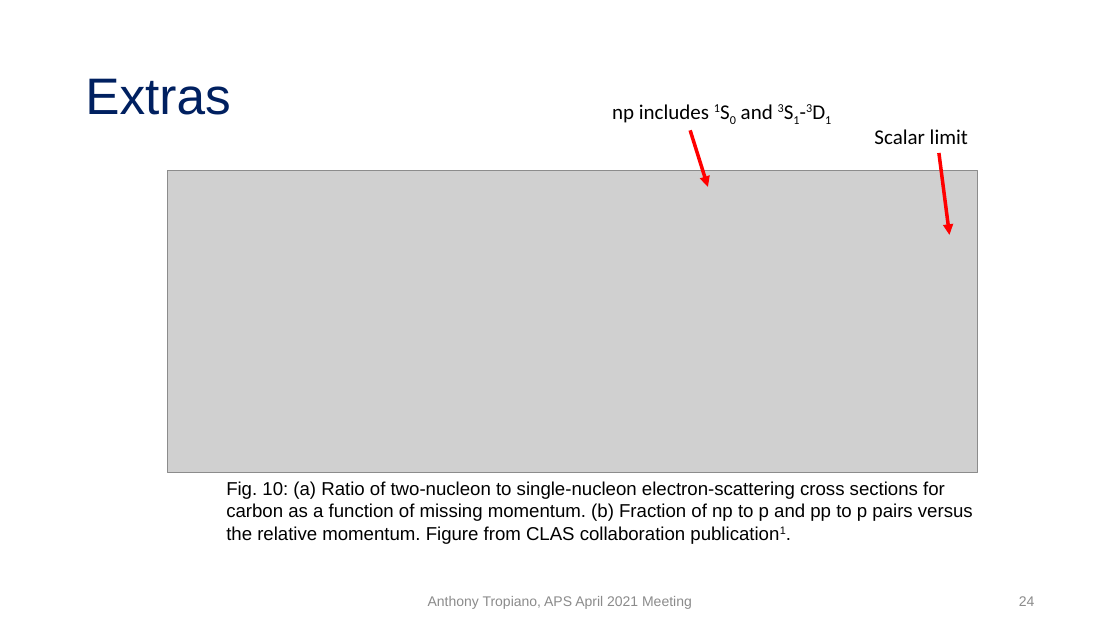
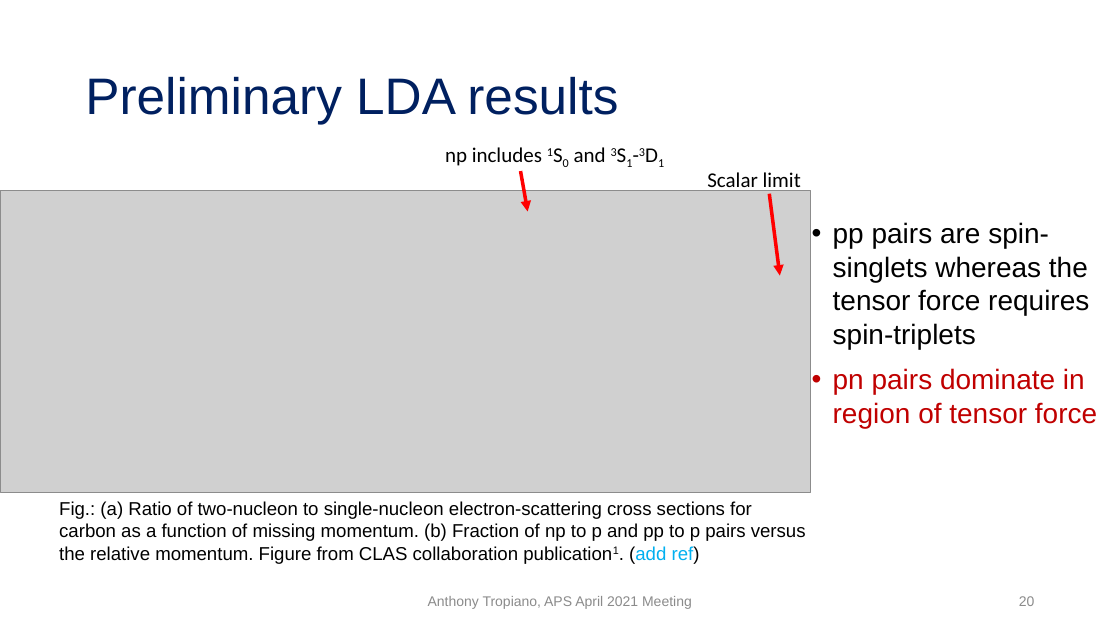
Before and after one commit to tropiano4/tropiano-srg, a slide deck: slide 20 of Presentations/APS_April2021/tropiano_aps_april2021.pptx (slide 24 before the commit). Drawn at 1120x630 pixels with LibreOffice and Linux fonts; fonts in the diff are those of the drawing; grey boxes stand for pictures. Boxes give left, top, right and bottom in pixels: in the first picture for what was removed or moved away, otherwise in the second. Text is boxed around its words. In the diff, an @@ line names an element or a change of style, - is before the commit and + after.

Commit message:
Updating APS talk

```diff
--- a/Presentations/APS_April2021/tropiano_aps_april2021.pptx
+++ b/Presentations/APS_April2021/tropiano_aps_april2021.pptx
@@ title at <box>85,76,618,125</box>: text changed @@
-Extras
+Preliminary LDA results
@@ text "np includes 1S0 and 3S1-3D1": place and size @@
-text "np includes 1S0 and 3S1-3D1" at <box>612,104,773,123</box>
+text "np includes 1S0 and 3S1-3D1" at <box>445,147,606,166</box>
@@ arrow moved from (691, 130) - (708, 187) to (521, 171) - (528, 212) @@
@@ text "Scalar limit" rewrapped from <box>874,129,968,144</box> to <box>707,172,801,194</box> @@
@@ picture: place and size @@
-picture at <box>167,171,978,473</box>
+picture at <box>0,190,811,492</box>
@@ arrow moved from (939, 153) - (949, 235) to (770, 194) - (780, 276) @@
@@ text added at <box>833,222,1097,428</box>, 24 pt, text #000000 @@
+• pp pairs are spin-singlets whereas the tensor force requires spin-triplets
+• pn pairs dominate in region of tensor force
@@ text at <box>59,501,806,564</box>: text changed @@
-Fig. 10: (a) Ratio of two-nucleon to single-nucleon electron-scattering cross sections for carbon as a function of missing momentum. (b) Fraction of np to p and pp to p pairs versus the relative momentum. Figure from CLAS collaboration publication1.
+Fig.: (a) Ratio of two-nucleon to single-nucleon electron-scattering cross sections for carbon as a function of missing momentum. (b) Fraction of np to p and pp to p pairs versus the relative momentum. Figure from CLAS collaboration publication1. (add ref)
@@ page number at <box>1019,596,1035,606</box>: text changed @@
-24
+20
```
Also in this commit, not shown: 7 other slides changed, 4 slides added, 1 slide removed, 5 other files.
